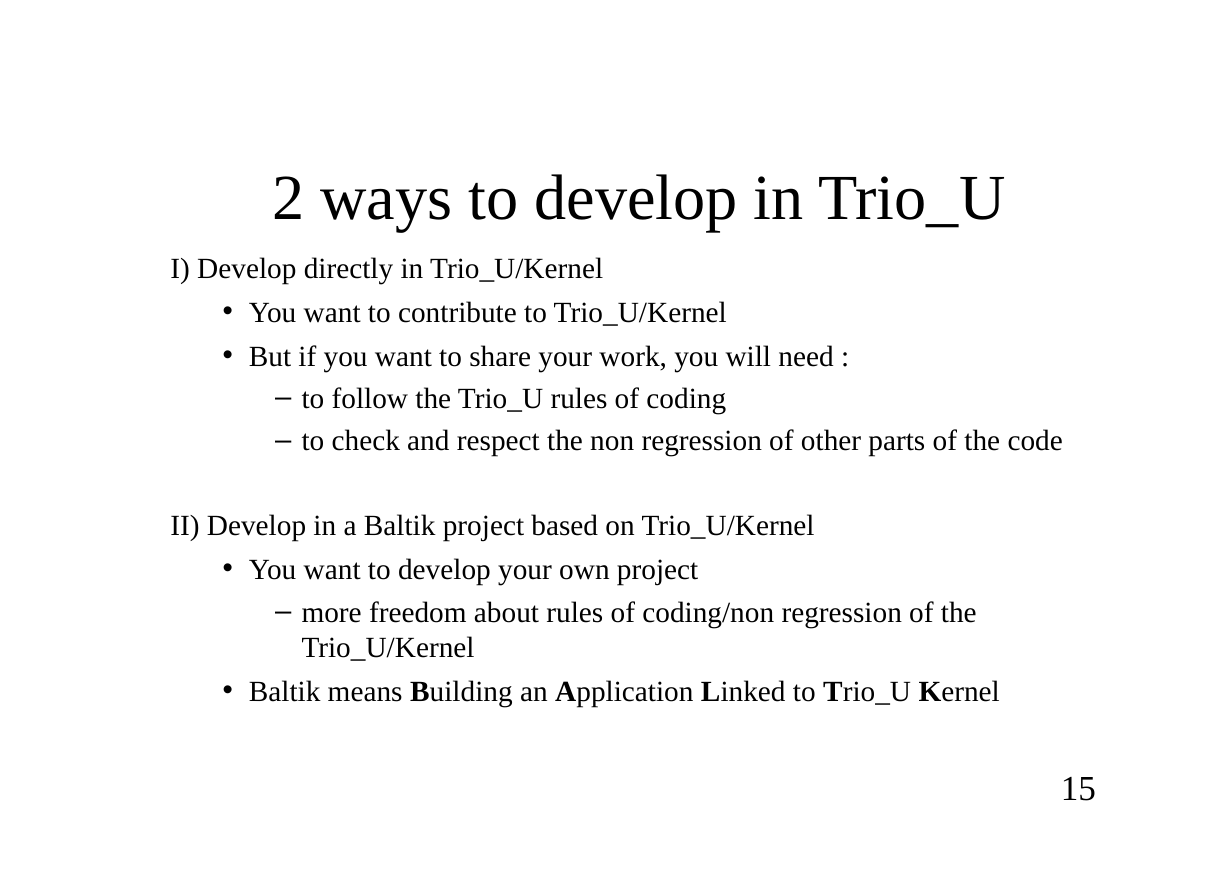
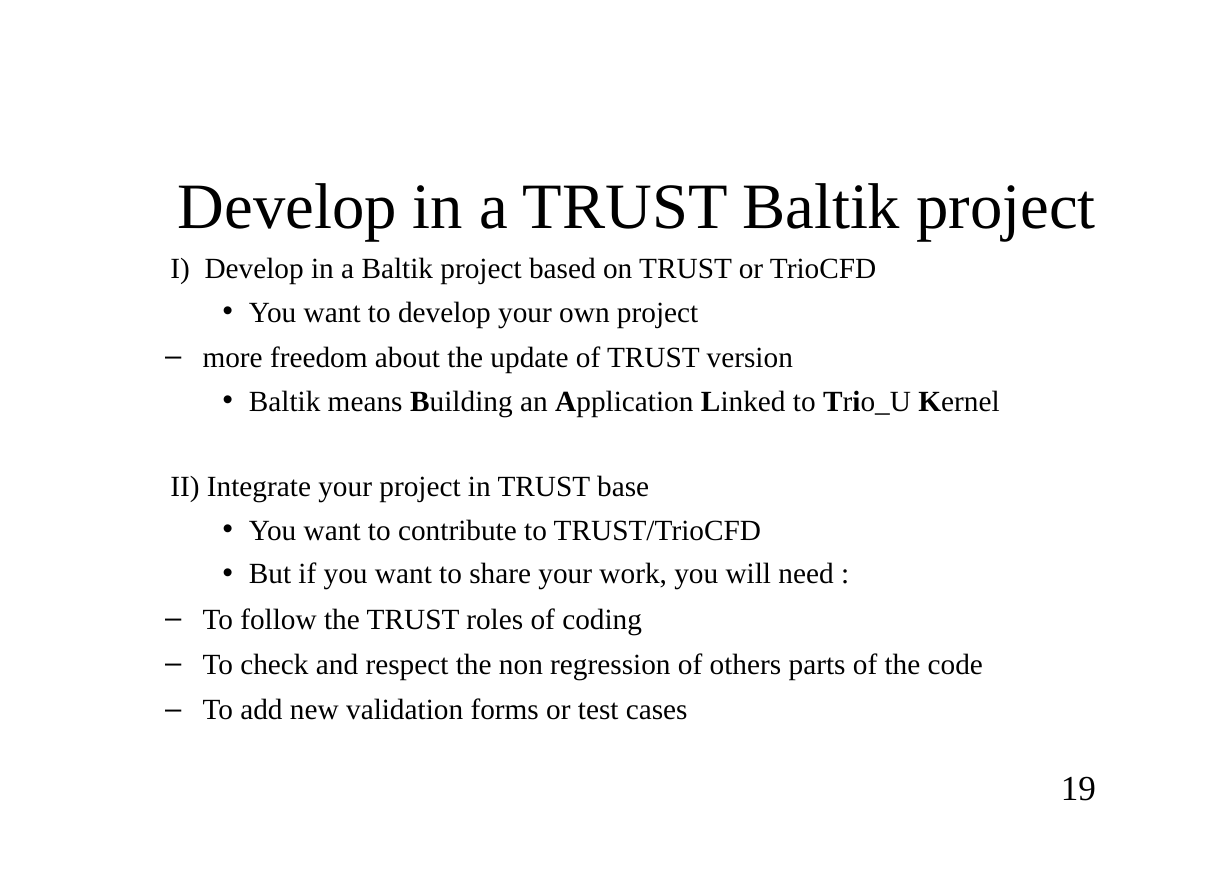
Before and after one commit to cea-trust-platform/trust-code, a slide deck: slide 19 of doc/TRUST/Developer_TRUST_presentation.odp (slide 15 before the commit). Drawn at 1232x871 pixels with LibreOffice and Linux fonts; fonts in the diff are those of the drawing; background and template pictures are left out. Boxes give left, top, right and bottom in pixels: in the first picture for what was removed or moved away, otherwise in the second. Text is boxed around its words. In the diff, an @@ line names an element or a change of style, - is before the commit and + after.

```diff
--- a/doc/TRUST/Developer_TRUST_presentation.odp
+++ b/doc/TRUST/Developer_TRUST_presentation.odp
@@ title at box(178, 183, 1095, 241): text changed; size 43.9 to 44.2 pt @@
-2 ways to develop in Trio_U
+Develop in a TRUST Baltik project
@@ text at box(170, 257, 999, 541): text changed @@
-  I) Develop directly in Trio_U/Kernel
-    • You want to contribute to Trio_U/Kernel
+  I) Develop in a Baltik project based on TRUST or TrioCFD
+    • You want to develop your own project
+  – more freedom about the update of TRUST version
+    • Baltik means Building an Application Linked to Trio_U Kernel
+  II) Integrate your project in TRUST base
+    • You want to contribute to TRUST/TrioCFD
@@ text at box(203, 608, 983, 720): text changed @@
-      – to follow the Trio_U rules of coding
-      – to check and respect the non regression of other parts of the code
-  II) Develop in a Baltik project based on Trio_U/Kernel
-    • You want to develop your own project
-      – more freedom about rules of coding/non regression of the Trio_U/Kernel
-    • Baltik means Building an Application Linked to Trio_U Kernel
+  – To follow the TRUST roles of coding
+  – To check and respect the non regression of others parts of the code
+  – To add new validation forms or test cases
@@ page number at box(1061, 776, 1096, 801): text changed @@
-15
+19
```
Also in this commit, not shown: 156 other slides changed, 12 slides added, 7 slides removed, 7 other files.
